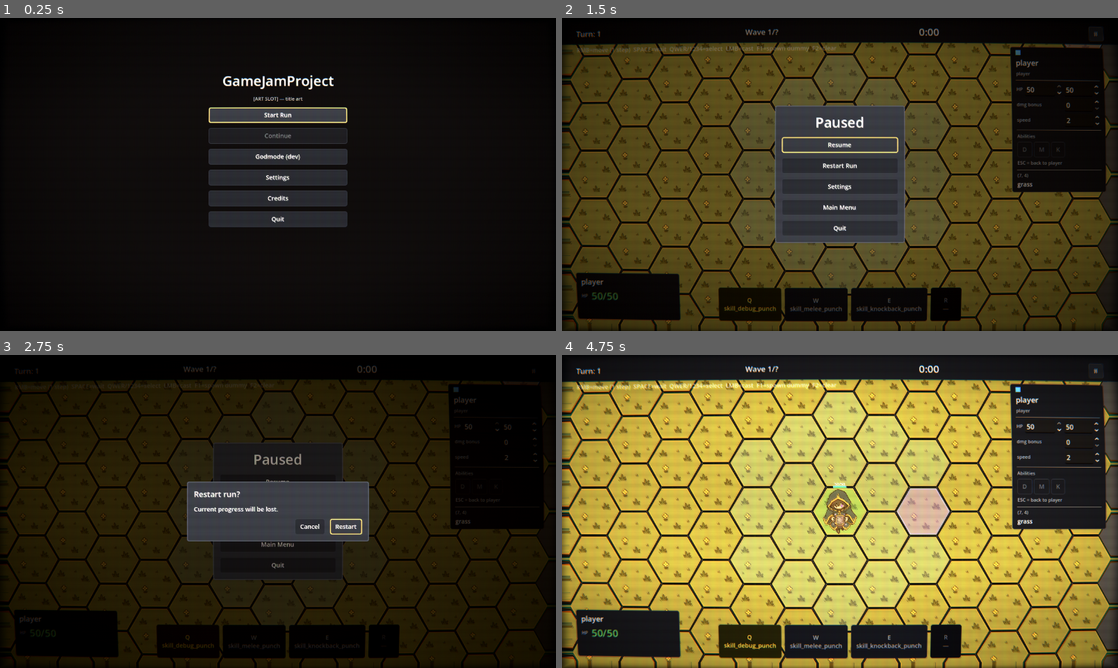
Above: before the commit, frames 1-4 (two rows, left to right).
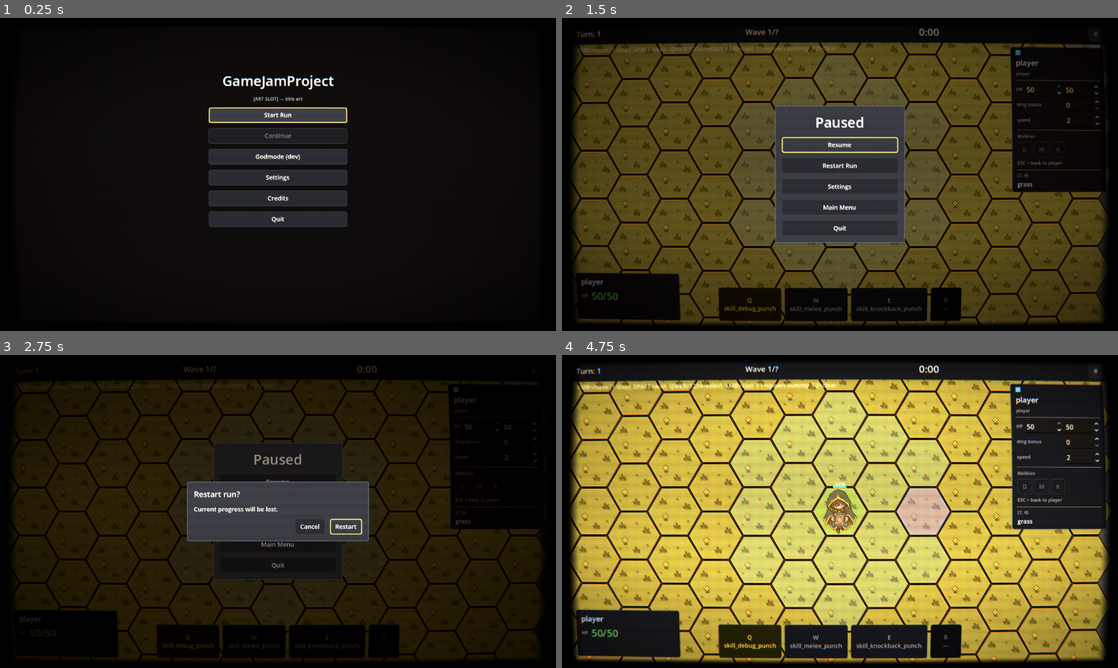
Above: after the commit, the same moments.

Repository: TortikP/GameJamProject
Game: Godot game, scene res://scenes/main_menu.tscn
Same seed, same stepped clock (60 frames per second), same inputs: the game is played once before the commit and once after it.
Inputs:
- Up to frame 1 (0.25 s): no input
- Up to frame 2 (1.5 s): click "Start Run" at 0.5 s; click "II" at 1.25 s
- Up to frame 3 (2.75 s): click "Restart Run" at 2 s
- Up to frame 4 (4.75 s): click "Restart Run" at 2.75 s; click "Restart Run" at 3.5 s; click "Restart" at 4.25 s

The runs differ from the first frame. In frame 2, 5.8% of the frame differs, in the area x 0-100%, y 4-100%; in frame 3, 1.5%; in frame 4, 7.9%, in the area x 0-100%, y 0-100%.

Commit message:
fix(crt): bezel = hard 1 on any OOB, soft fade strictly inside [0,1]
v6 left the stripe alive: bezel_mask still gave bz~0.3 when cuv crossed
the boundary (curvature does this on the rim), so 70% of the clamp-to-edge
artifact passed through screen_mask.

Inverted logic:
* dist_inside = max(-oob, 0) — distance from nearest edge, zero if OOB
* bz = 1 - smoothstep(0, bezel_softness, dist_inside)

Any fragment whose cuv has gone OOB returns bz = 1 → screen_mask = 0 →
col *= 0. cuv_safe sampling becomes irrelevant in that region (its output
gets zeroed). Stripe artifact is mathematically impossible now.

Side effect: visible bezel rim is now bezel_softness wide instead of
'roughly that wide outside [0,1] plus 5px inset'. Lowered default
0.04 -> 0.025 so the visible rim feels about the same thickness as v6.

Diff:
--- a/scripts/presentation/crt/crt.gdshader
+++ b/scripts/presentation/crt/crt.gdshader
@@ -14,7 +14,12 @@
 
 // --- Geometry ---------------------------------------------------------------
 uniform float curvature : hint_range(0.0, 0.5) = 0.08;
-uniform float bezel_softness : hint_range(0.0, 0.2) = 0.04;
+// Bezel-rim soft fade width in UV. With the new bezel_mask logic this is the
+// full visible darkening rim (was just the OOB-fade in v1–v6, so 0.04 looked
+// thinner before). Lowered to 0.025 → ~32 px on 1280-wide viewport — about
+// the same apparent rim thickness as before, just everything fully inside
+// [0,1] now so no clamp-to-edge artefacts.
+uniform float bezel_softness : hint_range(0.0, 0.2) = 0.025;
 
 // --- Scanlines --------------------------------------------------------------
 // Pitch in PHYSICAL pixels — locked to FRAGCOORD.y so we don't beat against
@@ -68,15 +73,23 @@
 	return c + 0.5;
 }
 
-// 0 inside the curved screen region, → 1 in the bezel area.
-// Tiny inset of 5 UV-units pulls the bezel fade slightly inward so that the
-// few pixels where barrel curvature pushes cuv outside [0,1] get masked by
-// the bezel — covers residual clamp-to-edge sample artifacts on the rim.
+// Bezel mask. 1 = bezel (fully opaque black covering), 0 = visible screen.
+//
+// Inverted vs. the previous version: now the fade goes FROM the boundary
+// inward over `bezel_softness` UV. Critical effect: ANY cuv outside [0,1]
+// (which barrel curvature does at the corners and edges) returns 1 — full
+// bezel. This is what kills clamp-to-edge sample stripes once and for all:
+// even if `cuv_safe` succeeds in sampling valid content, screen_mask = 0 in
+// that region zeroes the contribution out.
+//
+// Cost: the visible "screen" loses a bezel_softness-wide soft rim where
+// content fades to black. With default 0.04 that's ~50 px on each edge —
+// reads as actual CRT bezel glass, not a bug.
 float bezel_mask(vec2 cuv) {
-	vec2 inset = vec2(0.005);
-	vec2 d = max(inset - cuv, cuv - (vec2(1.0) - inset));
-	float outside = max(d.x, d.y);
-	return smoothstep(0.0, bezel_softness, outside);
+	vec2 d = max(-cuv, cuv - vec2(1.0));
+	float oob = max(d.x, d.y);              // negative inside, ≥ 0 OOB
+	float dist_inside = max(-oob, 0.0);     // distance from nearest edge, 0 if OOB
+	return 1.0 - smoothstep(0.0, bezel_softness, dist_inside);
 }
 
 void fragment() {
Not shown, changed: specs/010-crt-postfx/tasks.md
